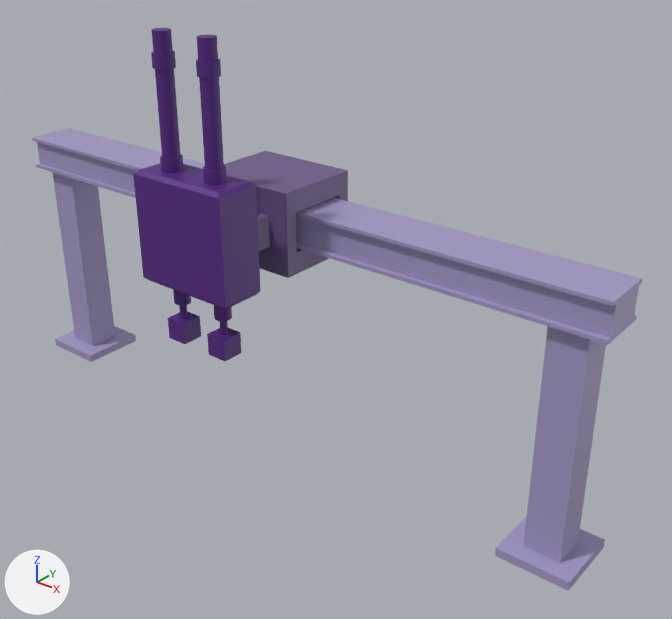
What one commit did to the Blender file assets/blender_model_M20C/Lab3_V10_M20C.blend.
One viewpoint serves both versions: a 50 mm camera at (3.27, -3.57, 3.15) aimed at (0.45, -0.03, 0.96). Arrows for +X, +Y and +Z are at lower left; the lights stay in place. The picture after the commit comes second.

The first picture shows 'Cylinder.002', 'Балка', 'Бокс каретки'.
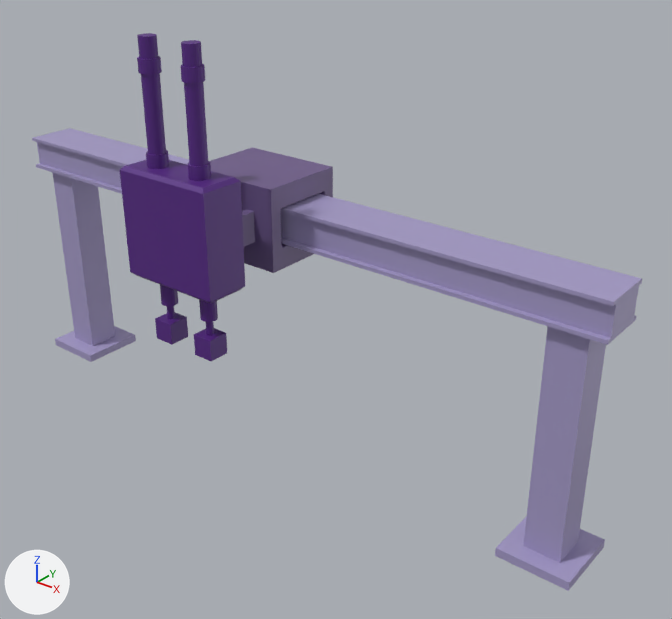
What the commit changed:
Mesh me_cylinder_001 is new.
It consists of a 20-sided cylinder along z spanning x 0.1..0.2, y -0.04..0.05, z -0.59..0.81; a box spanning x 0.09..0.21, y -0.06..0.06, z -0.8..-0.68; a 20-sided cylinder along z spanning x 0.13..0.17, y -0.02..0.02, z -0.68..-0.59; a 20-sided cylinder along z spanning x 0.09..0.2, y -0.05..0.06, z 0.64..0.71; a 20-sided cylinder along z spanning x -0.2..-0.1, y -0.04..0.05, z -0.59..0.81; a box spanning x -0.21..-0.09, y -0.06..0.06, z -0.8..-0.68; a 20-sided cylinder along z spanning x -0.17..-0.13, y -0.02..0.02, z -0.68..-0.59; a 20-sided cylinder along z spanning x -0.21..-0.1, y -0.05..0.06, z 0.64..0.71.
It uses material mat_material_003 (purple #552383).
Mesh me_cylinder_015_1 is new.
It has 274 vertices, 164 faces, 4 loose edges and spans x -0.3..0.3, y -0.343..0.115, z -0.25..0.42.
It uses material mat_material_003 (purple #552383).
Object 'Бокс каретки' (ob_бокс_каретки) moves from (0.0, 0.0, 1.411) to (-0.105, 0.0, 1.411).
Object 'Cylinder.002' (ob_cylinder_002) is deleted.
Object 'Руки' (ob_руки) is new; it shows me_cylinder_001.
Its location is (-0.105, -0.589, 1.589).
Object 'Бокс манипулятора' (ob_бокс_манипулятора) is new; it shows me_cylinder_015_1.
Its location is (-0.105, -0.37, 1.411).

Boxes (x1, y1, x2, y2) around the edits, measured in the pictures (672 x 619 px):
'Cylinder.002', deleted (purple)
    before: (133, 28, 260, 361)
'Бокс манипулятора', added (purple)
    after: (120, 150, 245, 304)
'Бокс каретки', moved
    before: (224, 151, 348, 278)
    after: (209, 148, 333, 273)
'Руки', added (purple)
    after: (137, 33, 227, 361)
